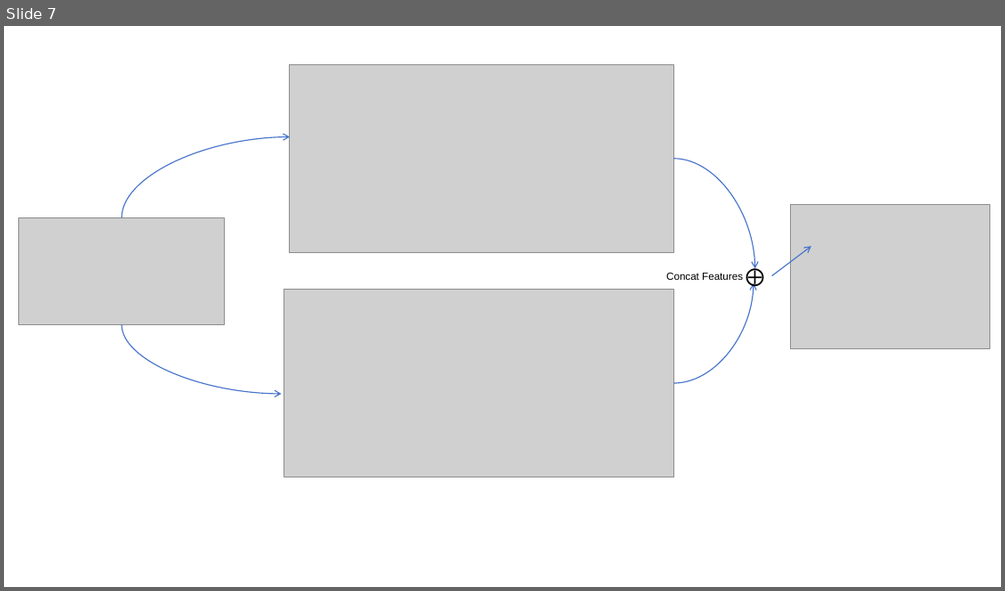
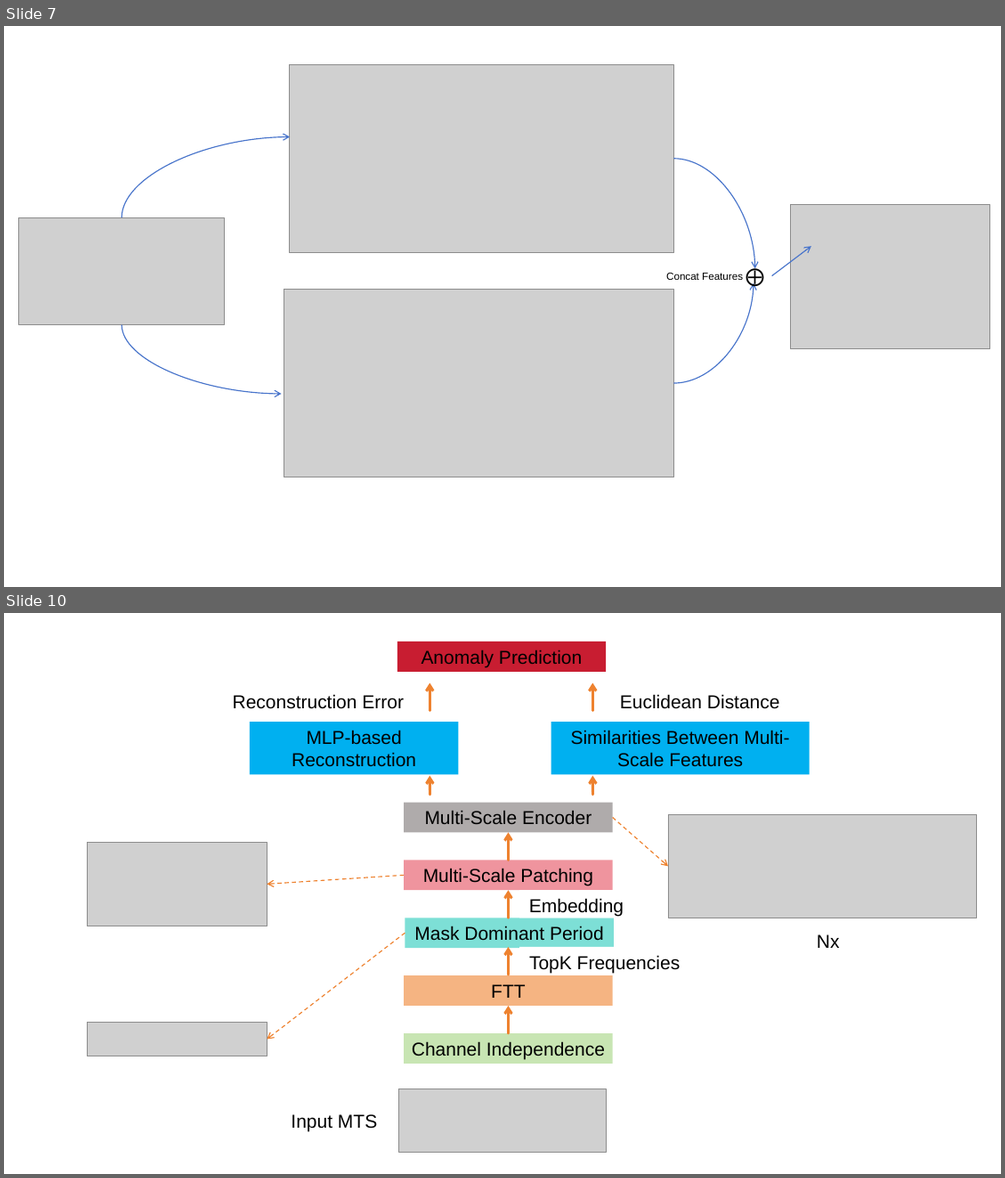
Before and after one commit to wuchenhu98/lunwen, a slide deck: 论文插图.pptx. Shown one above the other, each under a label of ours: slide 7 before the commit, slides 7 and 10 after it; the slides between them are not shown. The pictures are 1005x591 and 1005x1178 pixels, drawn with LibreOffice and Linux fonts; fonts in the diff are those of the drawing; grey boxes stand for pictures. Boxes give left, top, right and bottom in pixels: in the first picture for what was removed or moved away, otherwise in the second. Text is boxed around its words. In the diff, an @@ line names an element or a change of style, - is before the commit and + after.

Commit message:
add Anomaly Detection Model Picture

```diff
--- a/论文插图.pptx
+++ b/论文插图.pptx
@@ slide 10 added at (4, 613, 1001, 1174), background #FFFFFF @@
@@ rectangle added at (397, 641, 606, 672), fill #C81D31, 18 pt, text #000000 @@
+Anomaly Prediction
@@ arrow added from (429, 710) to (429, 682), #EE822F 2.5 pt @@
@@ arrow added from (592, 710) to (592, 682), #EE822F 2.5 pt @@
@@ text added at (233, 694, 404, 709), 18 pt, text #000000 @@
+Reconstruction Error
@@ text added at (620, 694, 780, 709), 18 pt, text #000000 @@
+Euclidean Distance
@@ rectangle added at (250, 722, 459, 775), fill #00B0F0, 18 pt, text #000000 @@
+MLP-based Reconstruction
@@ rectangle added at (551, 722, 809, 775), fill #00B0F0, 18 pt, text #000000 @@
+Similarities Between Multi-Scale Features
@@ arrow added from (430, 795) to (429, 775), #EE822F 2.5 pt @@
@@ arrow added from (593, 795) to (592, 775), #EE822F 2.5 pt @@
@@ rectangle added at (404, 803, 613, 832), fill #AFABAB, 18 pt, text #000000 @@
+Multi-Scale Encoder
@@ arrow added from (613, 817) to (668, 866), #EE822F 1 pt dashed @@
@@ picture added at (668, 814, 977, 917) @@
@@ picture added at (87, 842, 267, 926) @@
@@ arrow added from (508, 860) to (508, 832), #EE822F 2.5 pt @@
@@ arrow added from (404, 875) to (267, 884), #EE822F 1 pt dashed @@
@@ rectangle added at (404, 860, 613, 890), fill #EF949E, 18 pt, text #000000 @@
+Multi-Scale Patching
@@ arrow added from (508, 918) to (508, 891), #EE822F 2.5 pt @@
@@ rectangle added at (519, 890, 633, 917), fill #FFFFFF, 18 pt, text #000000 @@
+Embedding
@@ rectangle added at (404, 918, 614, 948), fill #7DDFD7, 18 pt, text #000000 @@
+Mask Dominant Period
@@ arrow added from (404, 933) to (267, 1039), #EE822F 1 pt dashed @@
@@ arrow added from (508, 974) to (508, 947), #EE822F 2.5 pt @@
@@ rectangle added at (519, 947, 689, 974), fill #FFFFFF, 18 pt, text #000000 @@
+TopK Frequencies
@@ text added at (817, 934, 840, 948), 18 pt, text #000000 @@
+Nx
@@ rectangle added at (404, 976, 613, 1005), fill #F5B482, 18 pt, text #000000 @@
+FTT
@@ arrow added from (508, 1033) to (508, 1005), #EE822F 2.5 pt @@
@@ picture added at (87, 1022, 267, 1056) @@
@@ rectangle added at (404, 1033, 613, 1063), fill #C8E5B3, 18 pt, text #000000 @@
+Channel Independence
@@ picture added at (399, 1089, 606, 1152) @@
@@ text added at (291, 1114, 377, 1131), 18 pt, text #000000 @@
+Input MTS
```
Also in this commit, not shown: 3 other slides added, 1 slide removed.
